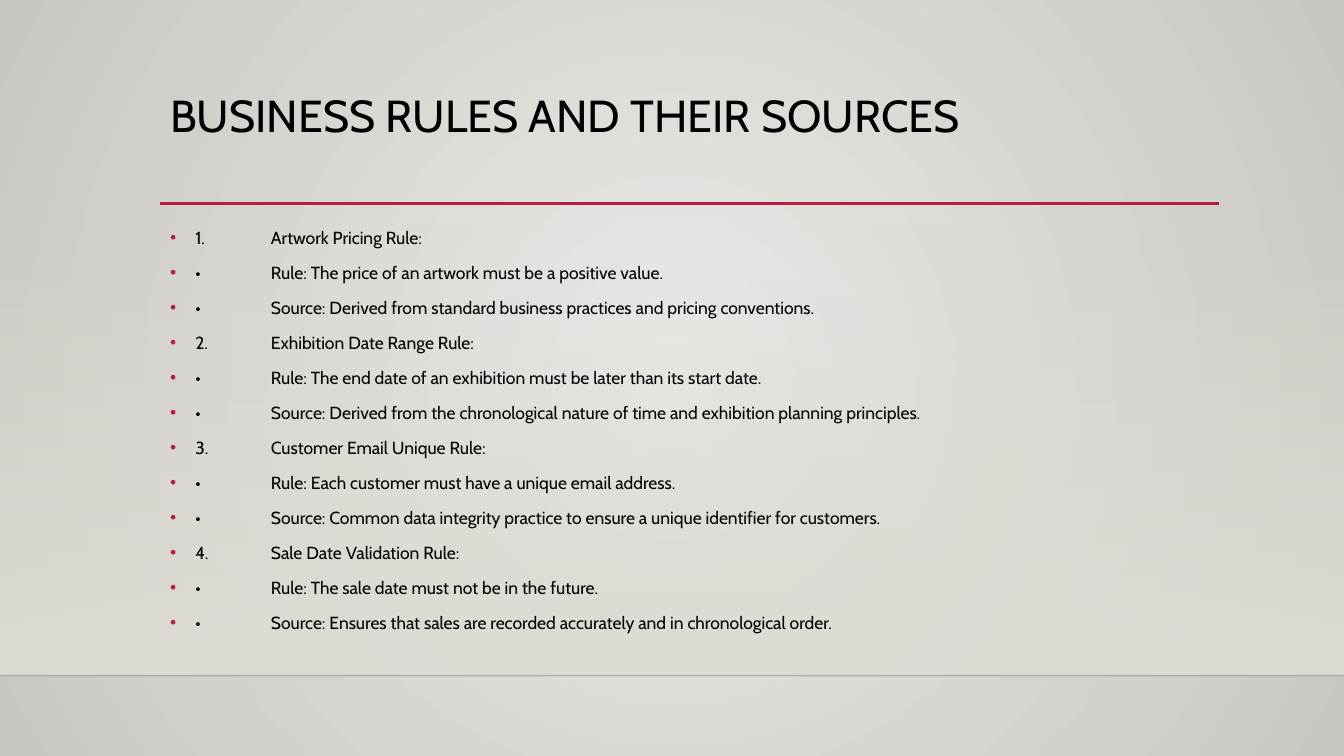
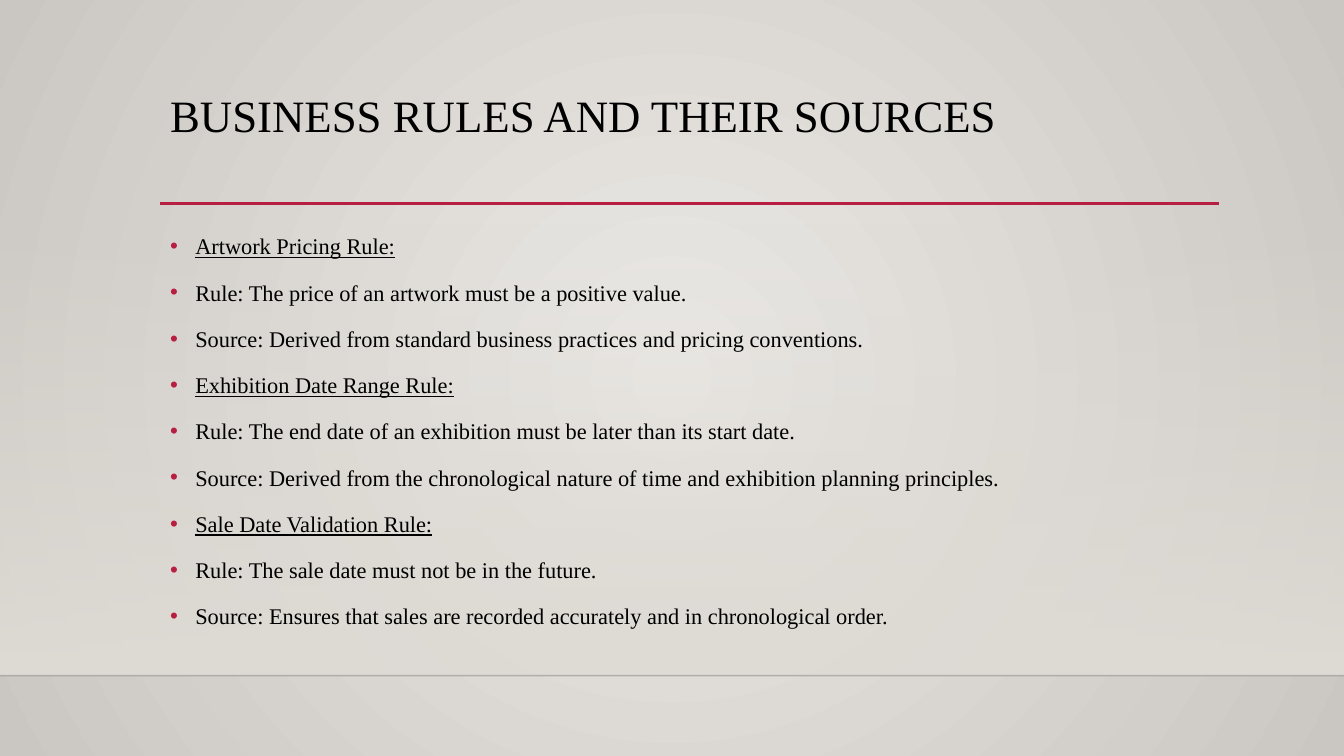
Before and after one commit to Abhigna1975/ART-GALLERY-MANAGEMENT-SYSTEM-PROJECT, a slide deck: slide 5 of Art Gallery Management System ppt.pptx. Drawn at 1344x756 pixels with LibreOffice and Linux fonts; fonts in the diff are those of the drawing; background and template pictures are left out. Boxes give left, top, right and bottom in pixels: in the first picture for what was removed or moved away, otherwise in the second. Text is boxed around its words. In the diff, an @@ line names an element or a change of style, - is before the commit and + after.

```diff
--- a/Art Gallery Management System ppt.pptx
+++ b/Art Gallery Management System ppt.pptx
@@ title "BUSINESS RULES AND THEIR SOURCES" at (170,102,996,133): font Cabin to Times New Roman @@
@@ text at (195,238,999,629): text changed; size 12.5 to 16 pt; font Cabin to Times New Roman @@
-• 1. Artwork Pricing Rule:
-• • Rule: The price of an artwork must be a positive value.
-• • Source: Derived from standard business practices and pricing conventions.
-• 2. Exhibition Date Range Rule:
-• • Rule: The end date of an exhibition must be later than its start date.
-• • Source: Derived from the chronological nature of time and exhibition planning principles.
-• 3. Customer Email Unique Rule:
-• • Rule: Each customer must have a unique email address.
-• • Source: Common data integrity practice to ensure a unique identifier for customers.
-• 4. Sale Date Validation Rule:
-• • Rule: The sale date must not be in the future.
-• • Source: Ensures that sales are recorded accurately and in chronological order.
+• Artwork Pricing Rule:
+• Rule: The price of an artwork must be a positive value.
+• Source: Derived from standard business practices and pricing conventions.
+• Exhibition Date Range Rule:
+• Rule: The end date of an exhibition must be later than its start date.
+• Source: Derived from the chronological nature of time and exhibition planning principles.
+• Sale Date Validation Rule:
+• Rule: The sale date must not be in the future.
+• Source: Ensures that sales are recorded accurately and in chronological order.
```
Also in this commit, not shown: 6 other slides changed, 19 slides removed, 31 other files.
